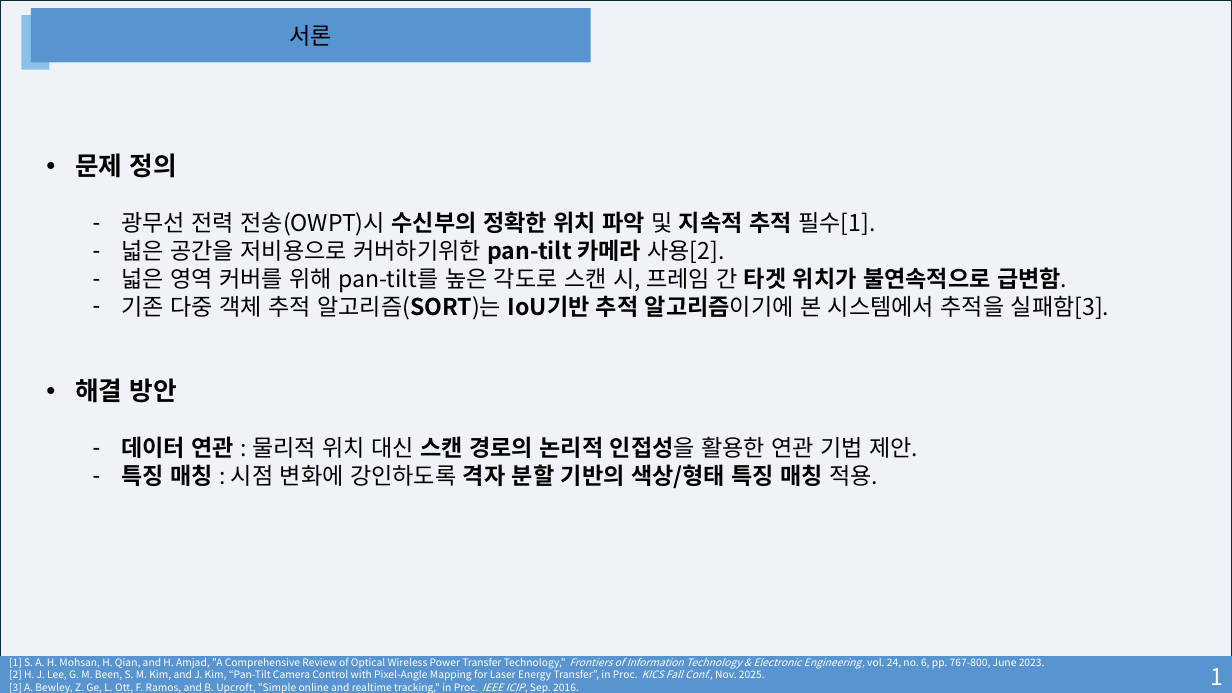
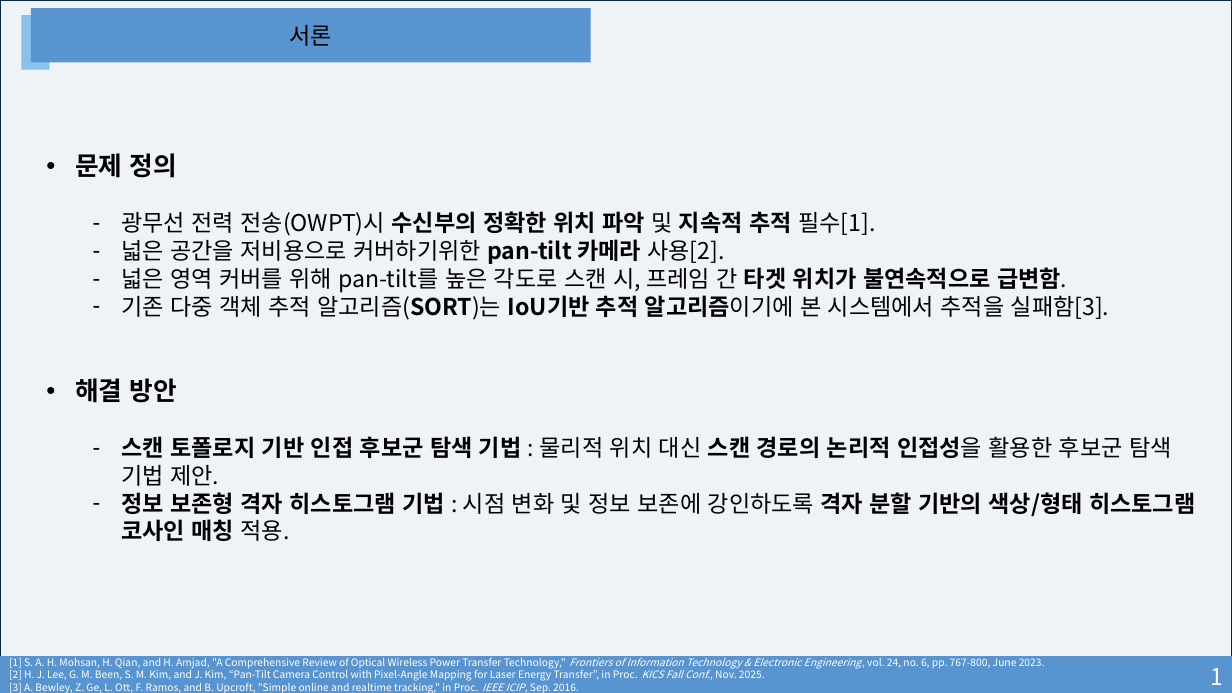
Before and after one commit to leontnhaps/DLC_system_model, a slide deck: slide 3 of Docs/광무선 전력 전송을 위한 Pan-Tilt 카메라 스캔 시스템에서 다중 객체 추적기법.pptx. Drawn at 1232x693 pixels with LibreOffice and Linux fonts; fonts in the diff are those of the drawing. Boxes give left, top, right and bottom in pixels: in the first picture for what was removed or moved away, otherwise in the second. Text is boxed around its words. In the diff, an @@ line names an element or a change of style, - is before the commit and + after.

Commit message:
refactor(mot): 중복 후보 제거, 4가지 비교 방식 구현 및 Grid 설정 개선 - hungarian_final: Type 3/5 제거, threshold 0.5 통일, GRID_SIZE 상수 추가 - comparison_test: 4가지 비교 (Grid/NoGrid × Spatial/Temporal), track merge 적용 - docs: 발표 피드백 반영하여 PPT 업데이트

```diff
--- a/Docs/광무선 전력 전송을 위한 Pan-Tilt 카메라 스캔 시스템에서 다중 객체 추적기법.pptx
+++ b/Docs/광무선 전력 전송을 위한 Pan-Tilt 카메라 스캔 시스템에서 다중 객체 추적기법.pptx
@@ text at box(121, 436, 1195, 541): text changed @@
-  – 데이터 연관 : 물리적 위치 대신 스캔 경로의 논리적 인접성을 활용한 연관 기법 제안.
-  – 특징 매칭 : 시점 변화에 강인하도록 격자 분할 기반의 색상/형태 특징 매칭 적용.
+  – 스캔 토폴로지 기반 인접 후보군 탐색 기법 : 물리적 위치 대신 스캔 경로의 논리적 인접성을 활용한 후보군 탐색 기법 제안.
+  – 정보 보존형 격자 히스토그램 기법 : 시점 변화 및 정보 보존에 강인하도록 격자 분할 기반의 색상/형태 히스토그램 코사인 매칭 적용.
```
Also in this commit, not shown: 4 other slides changed, 4 slides added, 3 slides removed, 2 other files.
